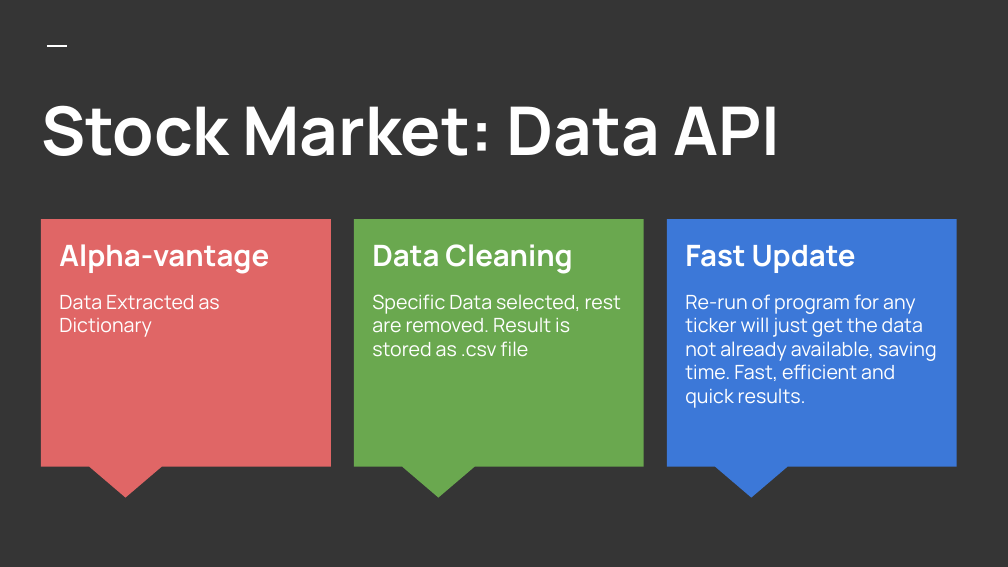
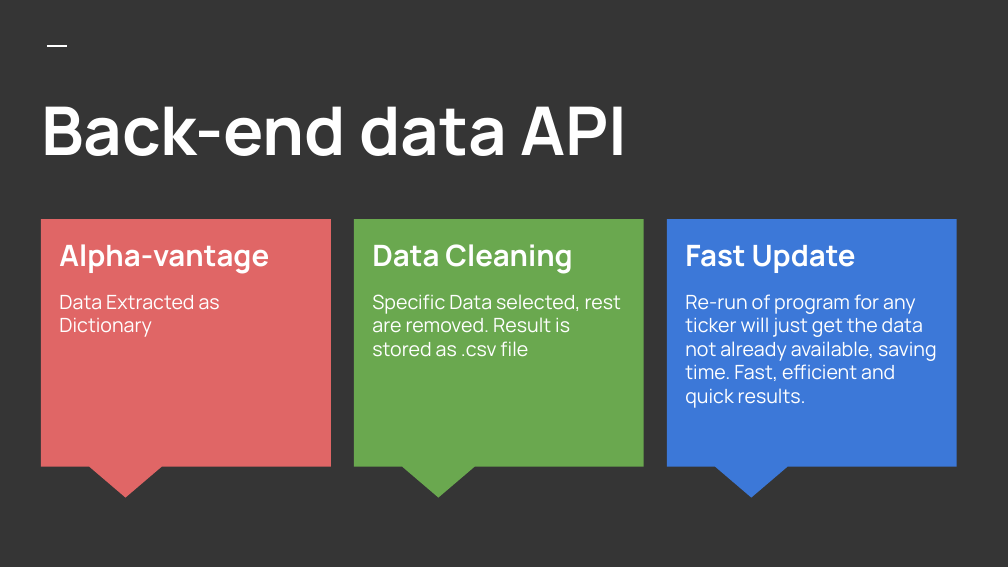
Before and after one commit to iaxat/mmis6900_project, a slide deck: slide 5 of sprint_2/mmis presentation (1).pptx. Drawn at 1008x567 pixels with LibreOffice and Linux fonts; fonts in the diff are those of the drawing. Boxes give left, top, right and bottom in pixels: in the first picture for what was removed or moved away, otherwise in the second. Text is boxed around its words. In the diff, an @@ line names an element or a change of style, - is before the commit and + after.

```diff
--- a/sprint_2/mmis presentation (1).pptx
+++ b/sprint_2/mmis presentation (1).pptx
@@ title at bbox=[41, 106, 628, 156]: text changed @@
-Stock Market: Data API
+Back-end data API
```
Also in this commit, not shown: 1 other slide changed, 3 slides added, 2 slides removed.
